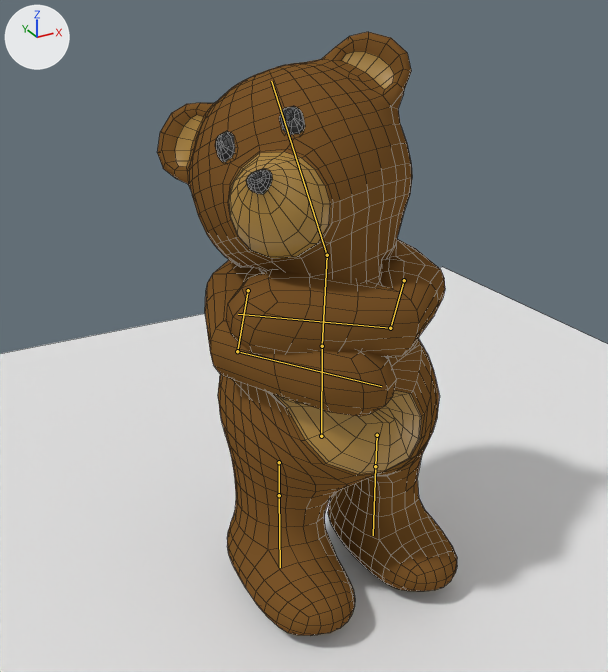
An edit to the Blender file WSOA3004A_Group 1_teddy bear final.blend, drawn before and after from the same camera.
Before and after are seen from a 50 mm lens placed at (-2.87, -4.93, 3.03), pointed at (-0.26, -0.19, 0.66). Lighting does not change. The marker at upper left points along +X, +Y and +Z. Both versions are drawn at frame 14 of the action 'walk'; the numbers are the values there. The bones that bend it are drawn over the model as lines. Mesh edges are drawn as thin lines.

In view in the first picture: 'Plane', 'TEDDY BEAR'.
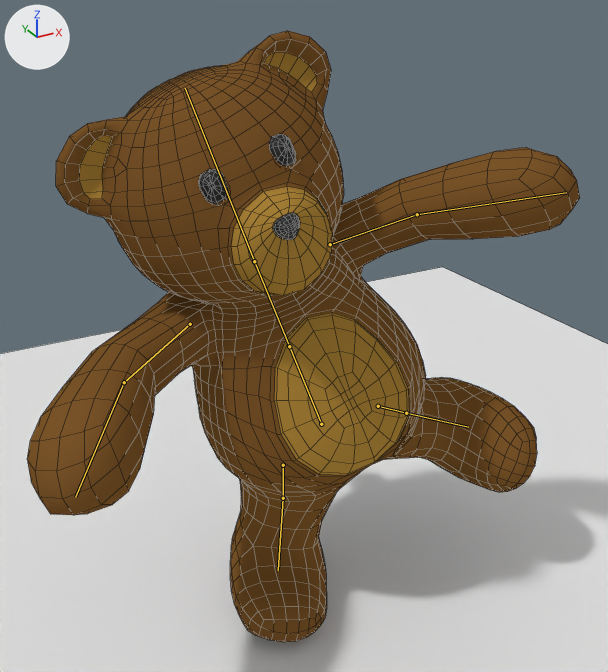
Where the change shows, as pixel boxes (x1, y1, x2, y2) in the pictures (608 x 672 px):
'TEDDY BEAR', posed (84% wider)
    before: (157, 32, 457, 636)
    after: (27, 31, 580, 642)
bone 'GROIN', root to tip
    before: (321, 436) to (322, 346)
    after: (321, 424) to (289, 346)
bone 'LEG_R', root to tip
    before: (279, 462) to (279, 495)
    after: (283, 465) to (283, 498)
bone 'SHIN_R', root to tip
    before: (279, 495) to (280, 567)
    after: (283, 498) to (278, 570)
bone 'LEG_L', root to tip
    before: (377, 435) to (375, 466)
    after: (378, 406) to (406, 413)
bone 'SHIN_L', root to tip
    before: (375, 466) to (373, 535)
    after: (406, 413) to (468, 427)
bone 'SPINE', root to tip
    before: (322, 346) to (327, 255)
    after: (289, 346) to (254, 261)
bone 'HEAD', root to tip
    before: (327, 255) to (271, 81)
    after: (254, 261) to (185, 88)
bone 'BICEP_R', root to tip
    before: (248, 290) to (237, 351)
    after: (190, 324) to (124, 382)
bone 'FOREARM_R', root to tip
    before: (237, 351) to (381, 386)
    after: (124, 382) to (75, 497)
bone 'BICEP_L', root to tip
    before: (404, 280) to (390, 328)
    after: (330, 244) to (417, 214)
bone 'FOREARM_L', root to tip
    before: (390, 328) to (238, 314)
    after: (417, 214) to (566, 192)

What changed in the scene script:
```text
Change bone_groin:
    where bone_groin = bpy.data.objects['Armature'].pose.bones['GROIN']
    bone_groin.location: (0.0, 0.0, 0.0) -> (0.0, 0.107, 0.0)
    bone_groin.rotation_quaternion: (1.0, 0.0, 0.0, 0.0) -> (1.0, 0.0, -0.017, 0.183)  # degrees (0, 0, 0) -> degrees (0, -2, 21)
Change bone_leg_r:
    where bone_leg_r = bpy.data.objects['Armature'].pose.bones['LEG_R']  # child of 'GROIN'
    bone_leg_r.rotation_quaternion: (1.0, 0.0, 0.0, 0.0) -> (0.995, 0.194, 0.016, -0.02)  # degrees (0, 0, 0) -> degrees (22, 2, -2)
Change bone_shin_r:
    where bone_shin_r = bpy.data.objects['Armature'].pose.bones['SHIN_R']  # child of 'LEG_R'
    bone_shin_r.rotation_quaternion: (1.0, 0.0, 0.0, 0.0) -> (0.988, 0.025, 0.144, -0.015)  # degrees (0, 0, 0) -> degrees (3, 17, -1)
Change bone_leg_l:
    where bone_leg_l = bpy.data.objects['Armature'].pose.bones['LEG_L']  # child of 'GROIN'
    bone_leg_l.rotation_quaternion: (1.0, 0.0, 0.0, 0.0) -> (0.918, 0.374, -0.016, 0.044)  # degrees (0, 0, 0) -> degrees (44, -4, 4)
Change bone_shin_l:
    where bone_shin_l = bpy.data.objects['Armature'].pose.bones['SHIN_L']  # child of 'LEG_L'
    bone_shin_l.rotation_quaternion: (1.0, 0.0, 0.0, 0.0) -> (0.999, 0.001, -0.01, 0.004)  # degrees (0, 0, 0) -> degrees (0, -1, 0)
Change bone_spine:
    where bone_spine = bpy.data.objects['Armature'].pose.bones['SPINE']  # child of 'GROIN'
    bone_spine.rotation_quaternion: (0.941, 0.046, -0.336, -0.011) -> (1.0, 0.0, 0.0, 0.0)  # degrees (7, -39, -4) -> degrees (0, 0, 0)
Change bone_head:
    where bone_head = bpy.data.objects['Armature'].pose.bones['HEAD']  # child of 'SPINE'
    bone_head.rotation_quaternion: (0.965, -0.146, -0.024, 0.216) -> (1.0, 0.0, 0.0, 0.0)  # degrees (-17, 1, 25) -> degrees (0, 0, 0)
Change bone_bicep_r:
    where bone_bicep_r = bpy.data.objects['Armature'].pose.bones['BICEP_R']  # child of 'SPINE'
    bone_bicep_r.location: (-0.162, -0.019, 0.024) -> (0.0, 0.0, 0.0)
    bone_bicep_r.rotation_quaternion: (0.657, 0.74, -0.083, 0.113) -> (1.0, 0.2, 0.0, 0.0)  # degrees (97, -16, 2) -> degrees (23, 0, 0)
Change bone_forearm_r:
    where bone_forearm_r = bpy.data.objects['Armature'].pose.bones['FOREARM_R']  # child of 'BICEP_R'
    bone_forearm_r.rotation_quaternion: (0.744, 0.643, -0.173, -0.057) -> (1.0, 0.3, 0.0, 0.0)  # degrees (83, -11, -18) -> degrees (33, 0, 0)
Change bone_bicep_l:
    where bone_bicep_l = bpy.data.objects['Armature'].pose.bones['BICEP_L']  # child of 'SPINE'
    bone_bicep_l.location: (0.046, -0.014, -0.193) -> (0.0, 0.0, 0.0)
    bone_bicep_l.rotation_quaternion: (0.688, 0.724, 0.022, -0.047) -> (1.0, 0.2, 0.0, 0.0)  # degrees (93, 6, -2) -> degrees (23, 0, 0)
Change bone_forearm_l:
    where bone_forearm_l = bpy.data.objects['Armature'].pose.bones['FOREARM_L']  # child of 'BICEP_L'
    bone_forearm_l.rotation_quaternion: (0.788, 0.614, -0.01, 0.033) -> (1.0, 0.208, 0.0, 0.0)  # degrees (76, -3, 2) -> degrees (24, 0, 0)
```
